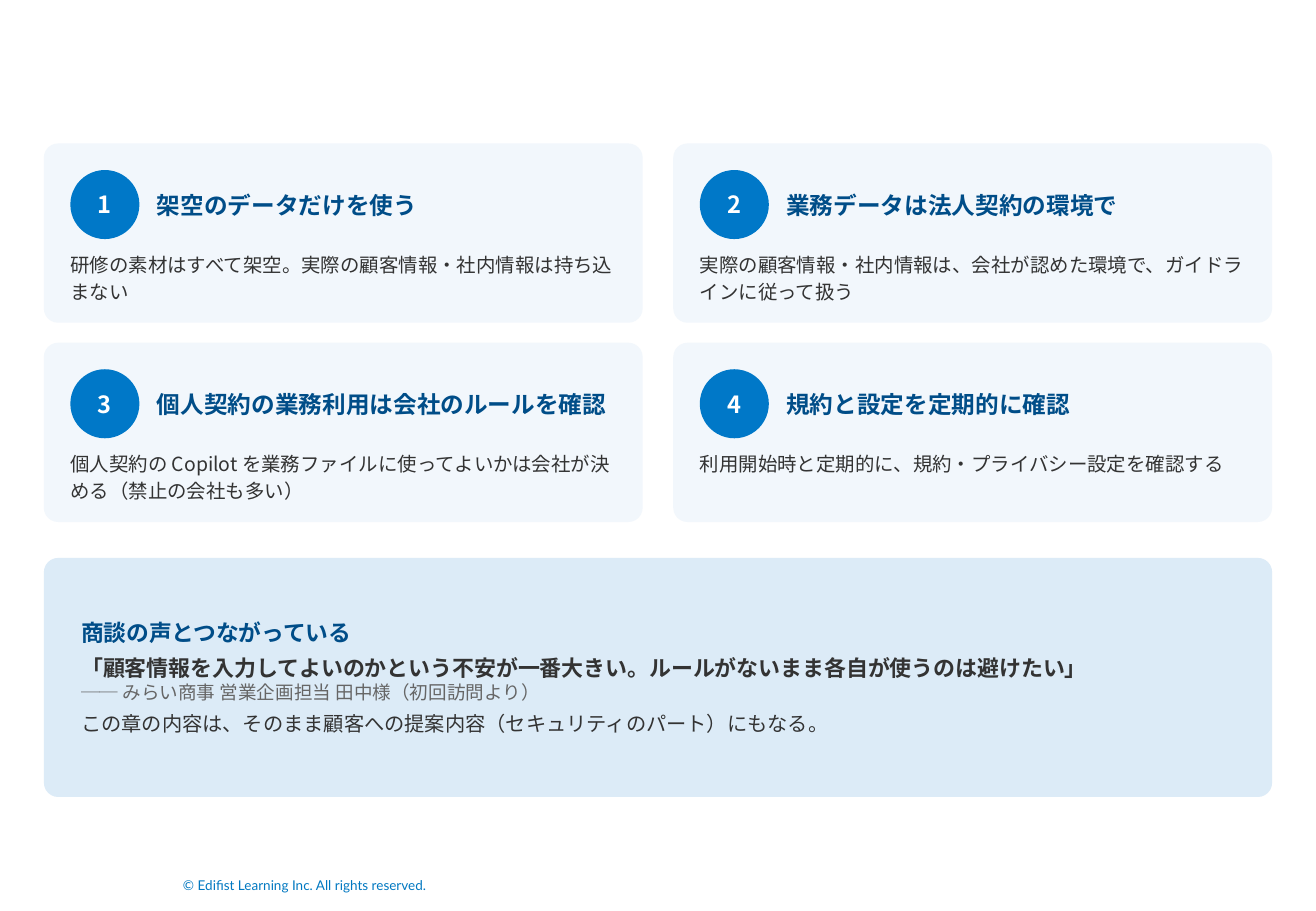
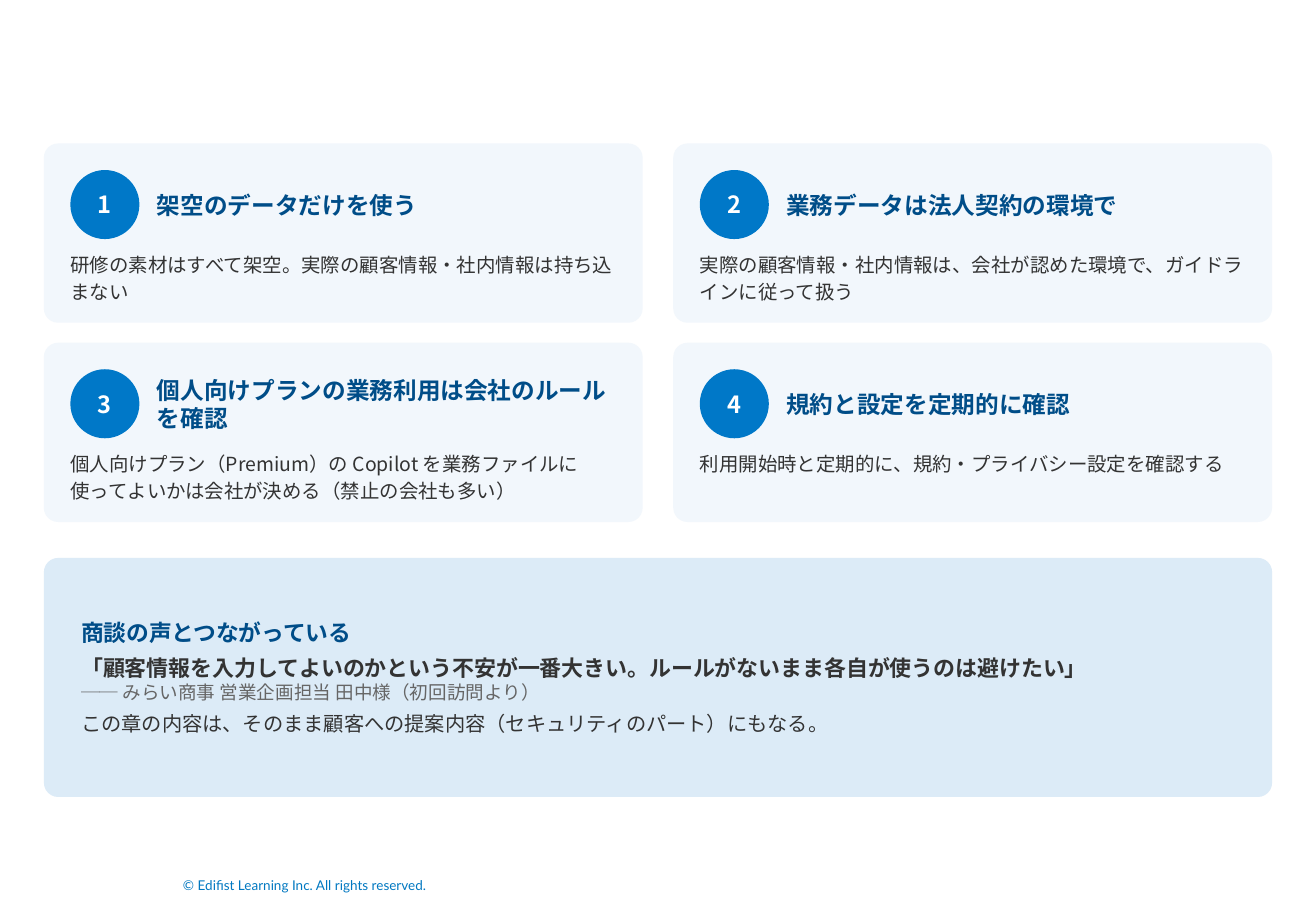
Before and after one commit to Takahashi-eiji-0708/work2026, a slide deck: slide 54 of slides/ソリューション営業のための生成AIセキュア活用実践.pptx. Drawn at 1316x911 pixels with LibreOffice and Linux fonts; fonts in the diff are those of the drawing; background and template pictures are left out. Boxes give left, top, right and bottom in pixels: in the first picture for what was removed or moved away, otherwise in the second. Text is boxed around its words. In the diff, an @@ line names an element or a change of style, - is before the commit and + after.

```diff
--- a/slides/ソリューション営業のための生成AIセキュア活用実践.pptx
+++ b/slides/ソリューション営業のための生成AIセキュア活用実践.pptx
@@ text at <box>157,379,607,429</box>: text changed @@
-個人契約の業務利用は会社のルールを確認
+個人向けプランの業務利用は会社のルールを確認
@@ text at <box>70,454,578,500</box>: text changed @@
-個人契約の Copilot を業務ファイルに使ってよいかは会社が決める（禁止の会社も多い）
+個人向けプラン（Premium）の Copilot を業務ファイルに使ってよいかは会社が決める（禁止の会社も多い）
```
Also in this commit, not shown: 6 other slides changed, 19 other files.
